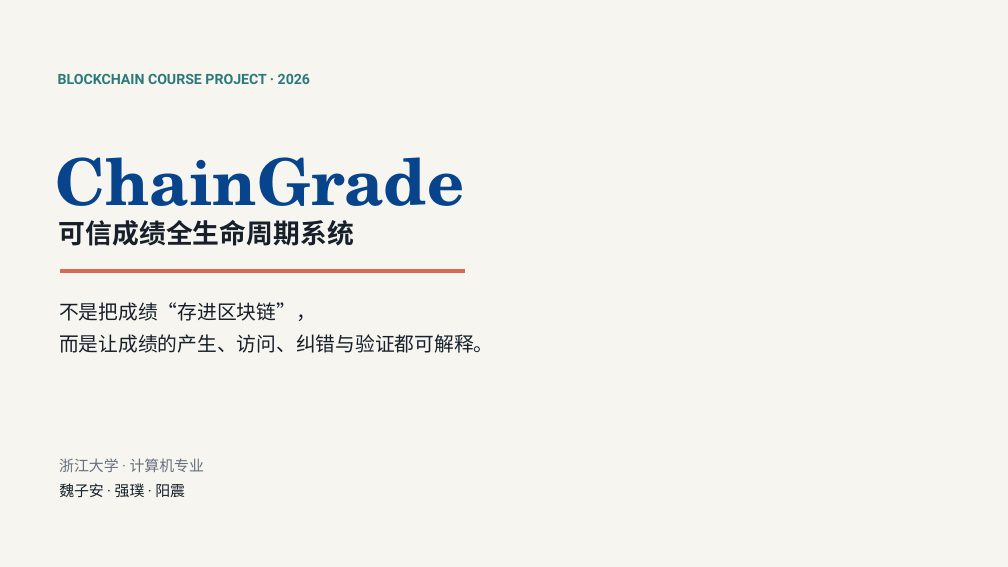
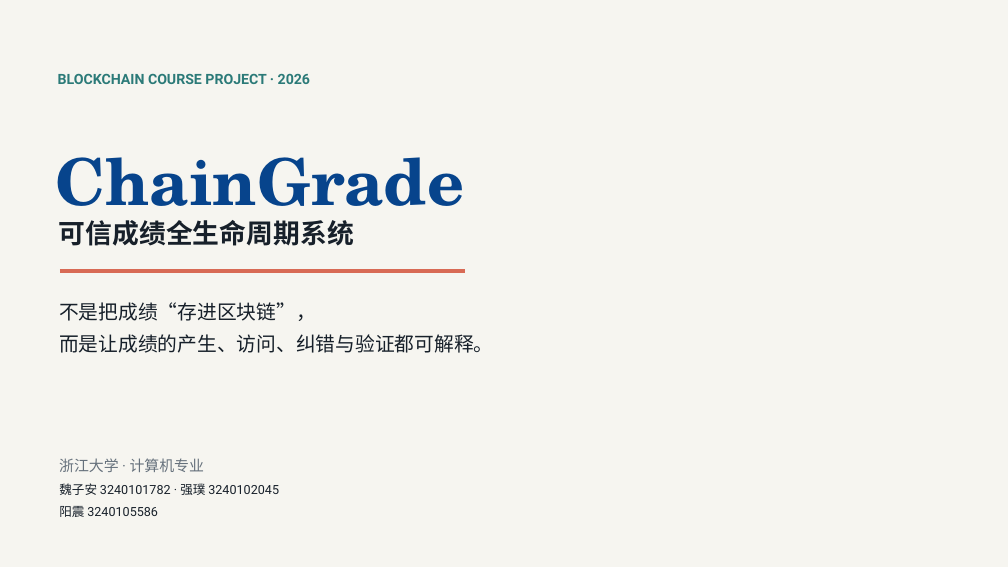
Before and after one commit to ytq0198/Echoes-of-the-Chain, a slide deck: slide 1 of deliverables/course/ChainGrade_课程答辩_重制版.pptx. Drawn at 1008x567 pixels with LibreOffice and Linux fonts; fonts in the diff are those of the drawing; background and template pictures are left out. Boxes give left, top, right and bottom in pixels: in the first picture for what was removed or moved away, otherwise in the second. Text is boxed around its words. In the diff, an @@ line names an element or a change of style, - is before the commit and + after.

```diff
--- a/deliverables/course/ChainGrade_课程答辩_重制版.pptx
+++ b/deliverables/course/ChainGrade_课程答辩_重制版.pptx
@@ text at (59, 483, 279, 495): text changed; size 14.2 to 12 pt @@
-魏子安 · 强璞 · 阳震
+魏子安 3240101782 · 强璞 3240102045
@@ text added at (59, 506, 158, 517), 12 pt, text #17202A @@
+阳震 3240105586
```
Also in this commit, not shown: 1 other slide changed, 18 other files.
